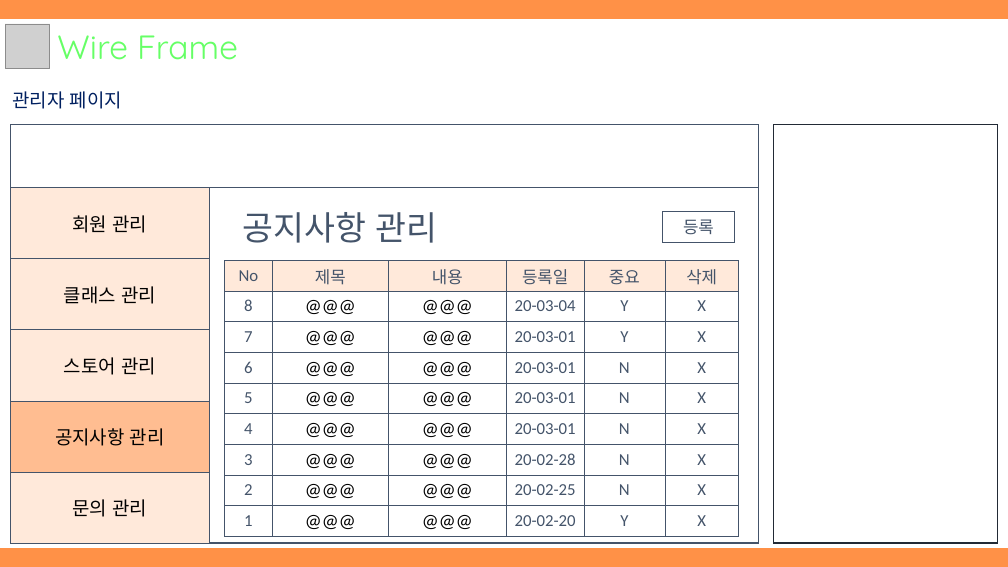
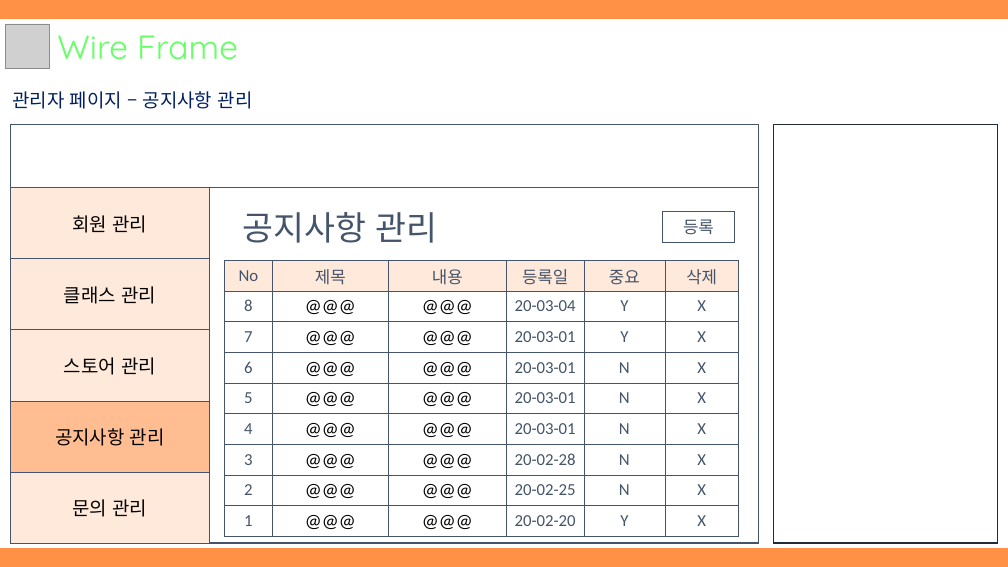
Before and after one commit to hhsw07/ezen-academy-projects, a slide deck: slide 21 of WebContent/hsw/3조 원데이클래스_hsw.pptx (slide 13 before the commit). Drawn at 1008x567 pixels with LibreOffice and Linux fonts; fonts in the diff are those of the drawing; grey boxes stand for pictures. Boxes give left, top, right and bottom in pixels: in the first picture for what was removed or moved away, otherwise in the second. Text is boxed around its words. In the diff, an @@ line names an element or a change of style, - is before the commit and + after.

```diff
--- a/WebContent/hsw/3조 원데이클래스_hsw.pptx
+++ b/WebContent/hsw/3조 원데이클래스_hsw.pptx
@@ text at [12, 91, 253, 109]: text changed @@
-관리자 페이지
+관리자 페이지 – 공지사항 관리
```
Also in this commit, not shown: 9 other slides changed, 4 slides added, 1 slide removed, 2 other files.
